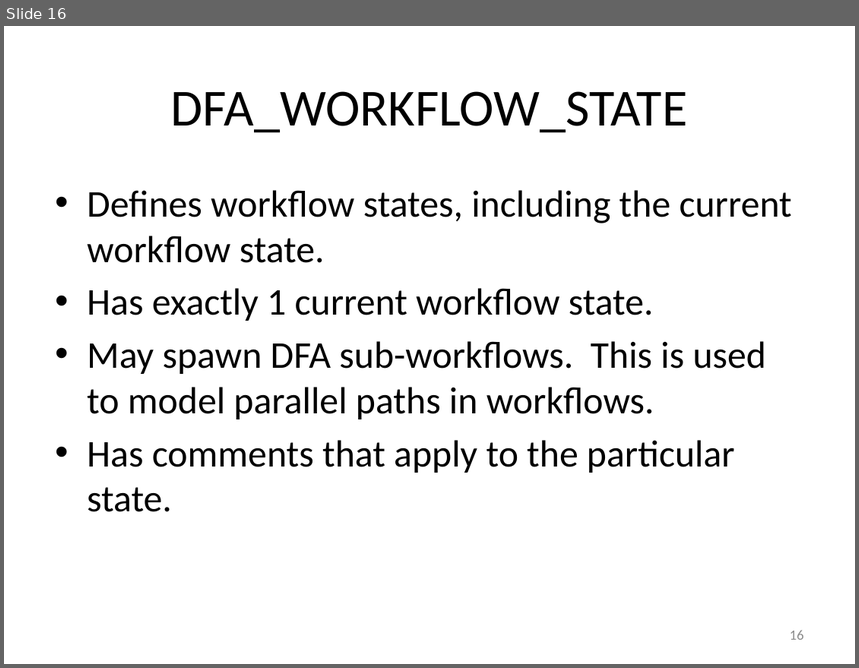
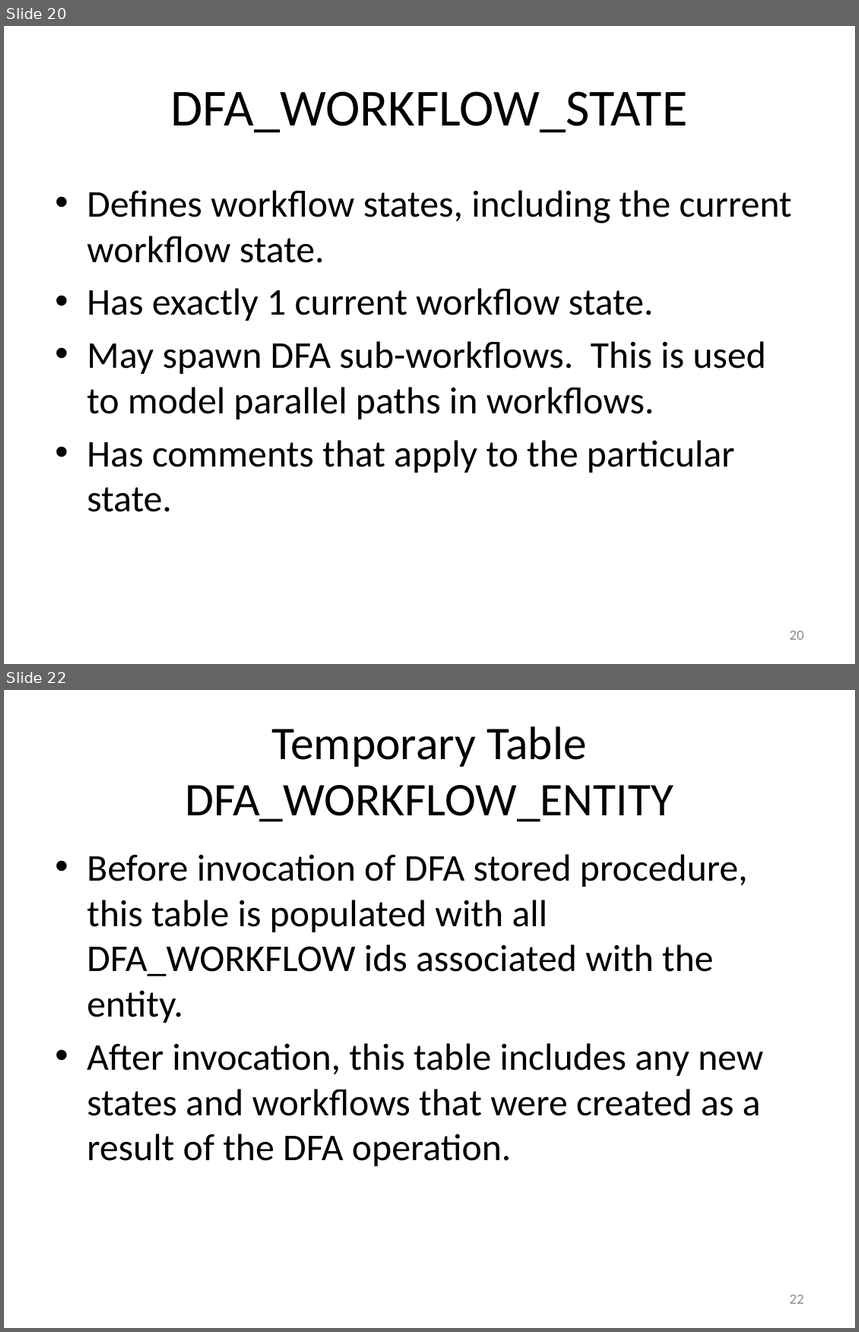
Before and after one commit to RichardRoda/DFA-Workflow-Model, a slide deck: Modeling Workflows with Event Driven DFA.pptx. Shown one above the other, each under a label of ours: slide 16 before the commit, slides 20 and 22 after it; the slides between them are not shown. The pictures are 859x668 and 859x1332 pixels, drawn with LibreOffice and Linux fonts; fonts in the diff are those of the drawing. Boxes give left, top, right and bottom in pixels: in the first picture for what was removed or moved away, otherwise in the second. Text is boxed around its words. In the diff, an @@ line names an element or a change of style, - is before the commit and + after.

```diff
--- a/Modeling Workflows with Event Driven DFA.pptx
+++ b/Modeling Workflows with Event Driven DFA.pptx
@@ slide 22 added at bbox=[4, 690, 855, 1328], background #FFFFFF @@
@@ title added at bbox=[185, 726, 674, 822], 39.6 pt, text #000000 @@
+Temporary Table DFA_WORKFLOW_ENTITY
@@ text added at bbox=[87, 854, 763, 1167], 32 pt, text #000000 @@
+• Before invocation of DFA stored procedure, this table is populated with all DFA_WORKFLOW ids associated with the entity.
+• After invocation, this table includes any new states and workflows that were created as a result of the DFA operation.
@@ page number added at bbox=[790, 1295, 804, 1304], 12 pt, text #8C8C8C @@
+22
@@ what was slide 16 is now slide 20 @@
@@ page number at bbox=[790, 631, 804, 640]: text changed @@
-16
+20
```
Also in this commit, not shown: 3 slides changed, 6 other slides added, 2 other files.
